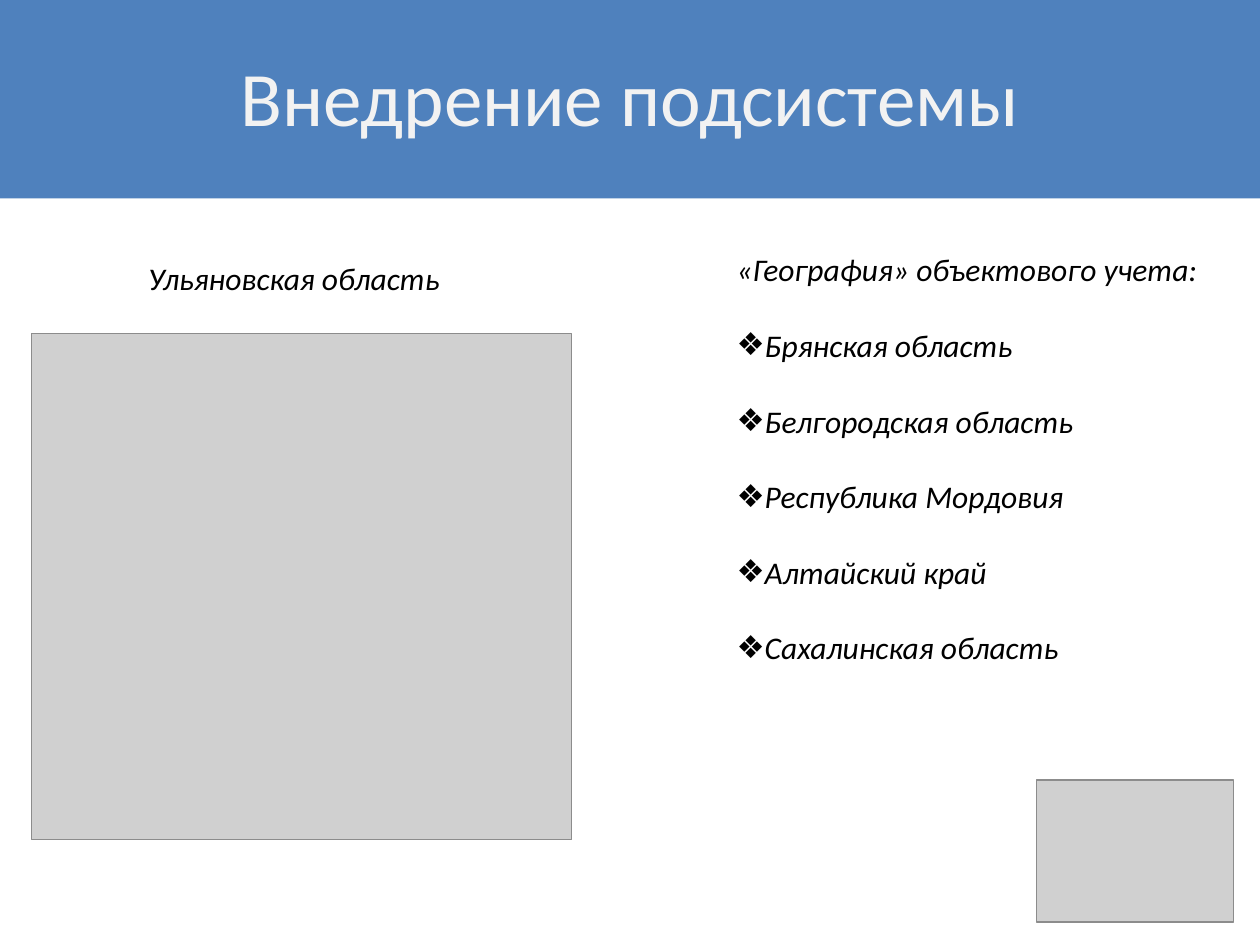
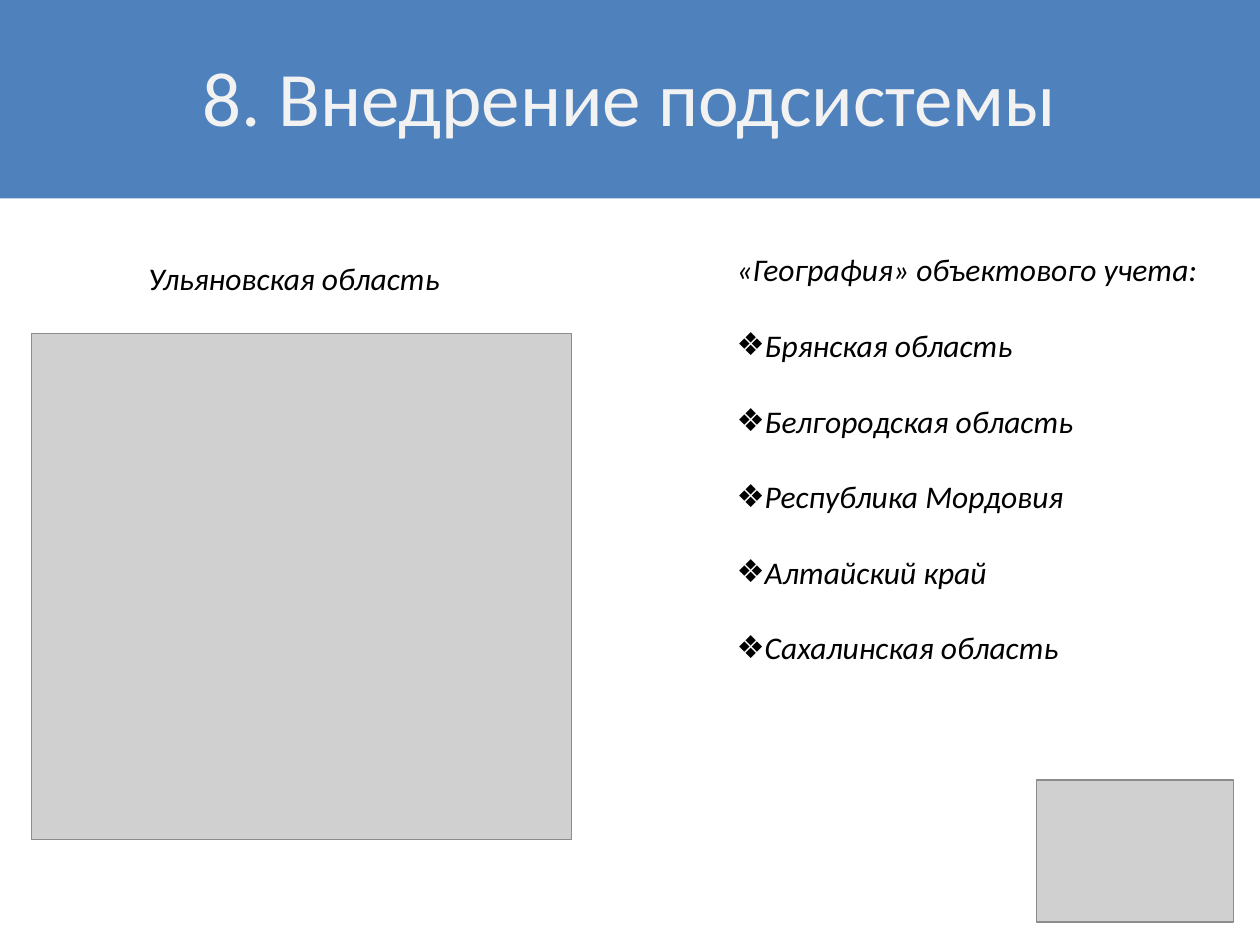
Before and after one commit to Alexeyyy/Diploma_doc, a slide deck: slide 9 of Презентация/Презентация_Желепов.pptx (slide 7 before the commit). Drawn at 1260x945 pixels with LibreOffice and Linux fonts; fonts in the diff are those of the drawing; grey boxes stand for pictures. Boxes give left, top, right and bottom in pixels: in the first picture for what was removed or moved away, otherwise in the second. Text is boxed around its words. In the diff, an @@ line names an element or a change of style, - is before the commit and + after.

```diff
--- a/Презентация/Презентация_Желепов.pptx
+++ b/Презентация/Презентация_Желепов.pptx
@@ title at [202,73,1056,139]: text changed @@
-Внедрение подсистемы
+8. Внедрение подсистемы
```
Also in this commit, not shown: 6 other slides changed, 2 slides added, 6 other files.
